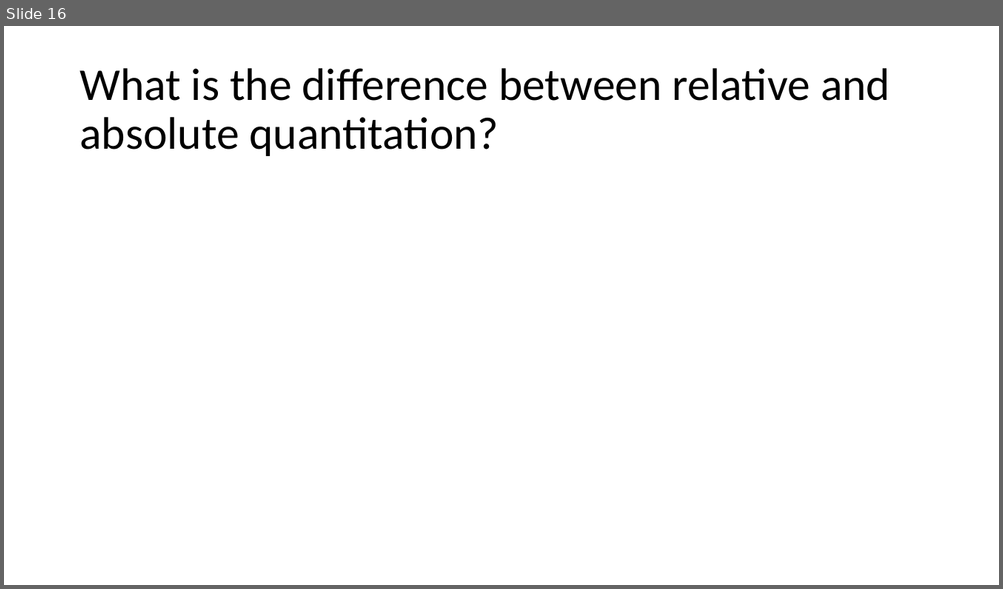
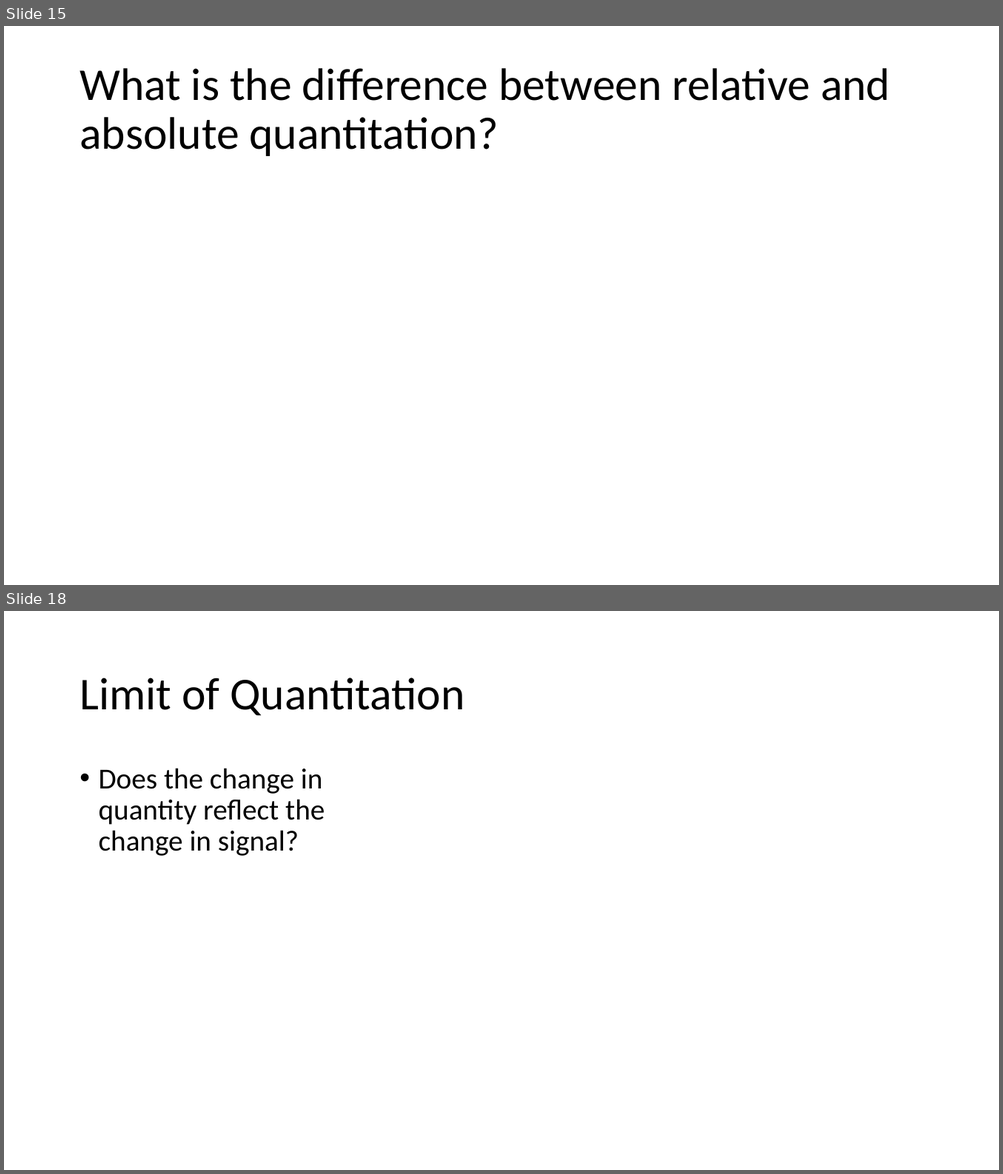
Before and after one commit to beliveau-lab/gen575, a slide deck: lectures/3.Quant101.Calibration.pptx. Shown one above the other, each under a label of ours: slide 16 before the commit, slides 15 and 18 after it; the slides between them are not shown. The pictures are 1003x589 and 1003x1174 pixels, drawn with LibreOffice and Linux fonts; fonts in the diff are those of the drawing. Boxes give left, top, right and bottom in pixels: in the first picture for what was removed or moved away, otherwise in the second. Text is boxed around its words. In the diff, an @@ line names an element or a change of style, - is before the commit and + after.

```diff
--- a/lectures/3.Quant101.Calibration.pptx
+++ b/lectures/3.Quant101.Calibration.pptx
@@ slide 18 added at <box>4,611,999,1170</box>, background #FFFFFF @@
@@ title added at <box>79,678,464,715</box>, 44 pt, text #000000 @@
+Limit of Quantitation
@@ text added at <box>99,768,324,856</box>, 28 pt, text #000000 @@
+• Does the change in quantity reflect the change in signal?
@@ what was slide 16 is now slide 15 @@
```
Also in this commit, not shown: 2 other slides added, 1 slide removed.
